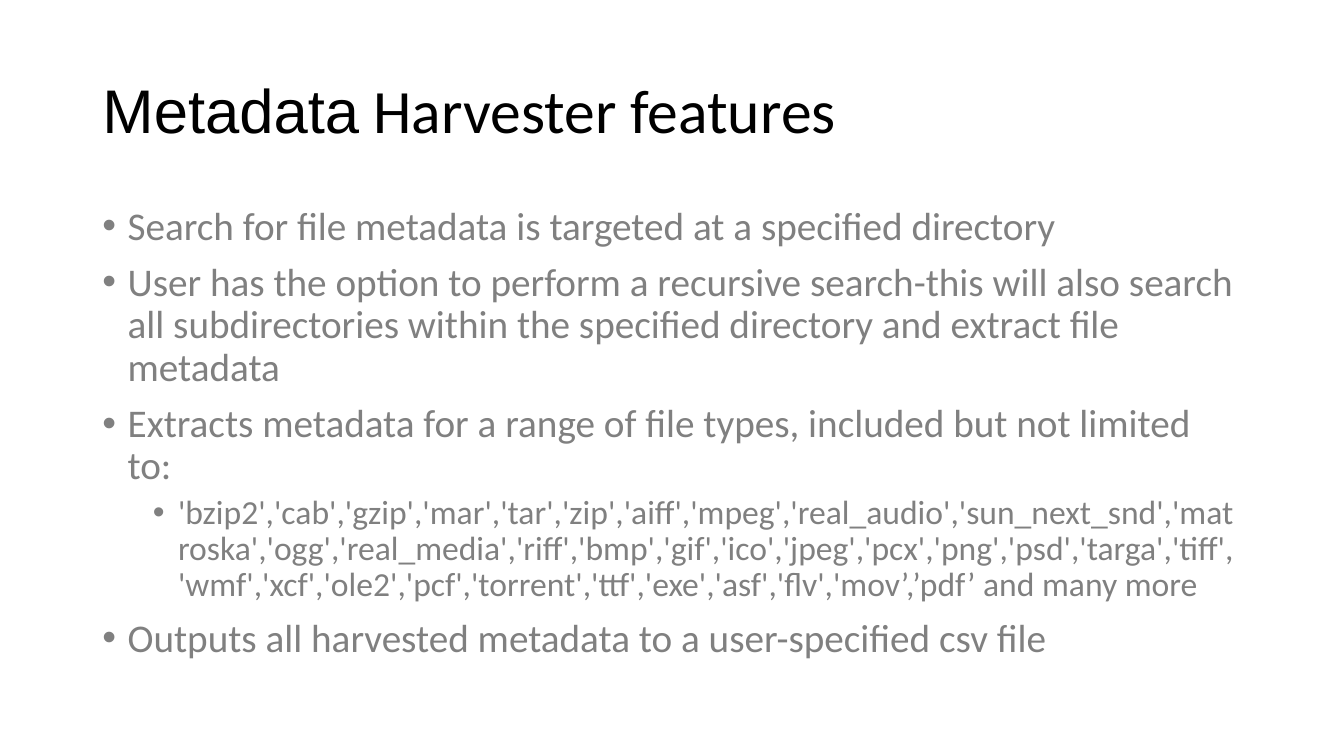
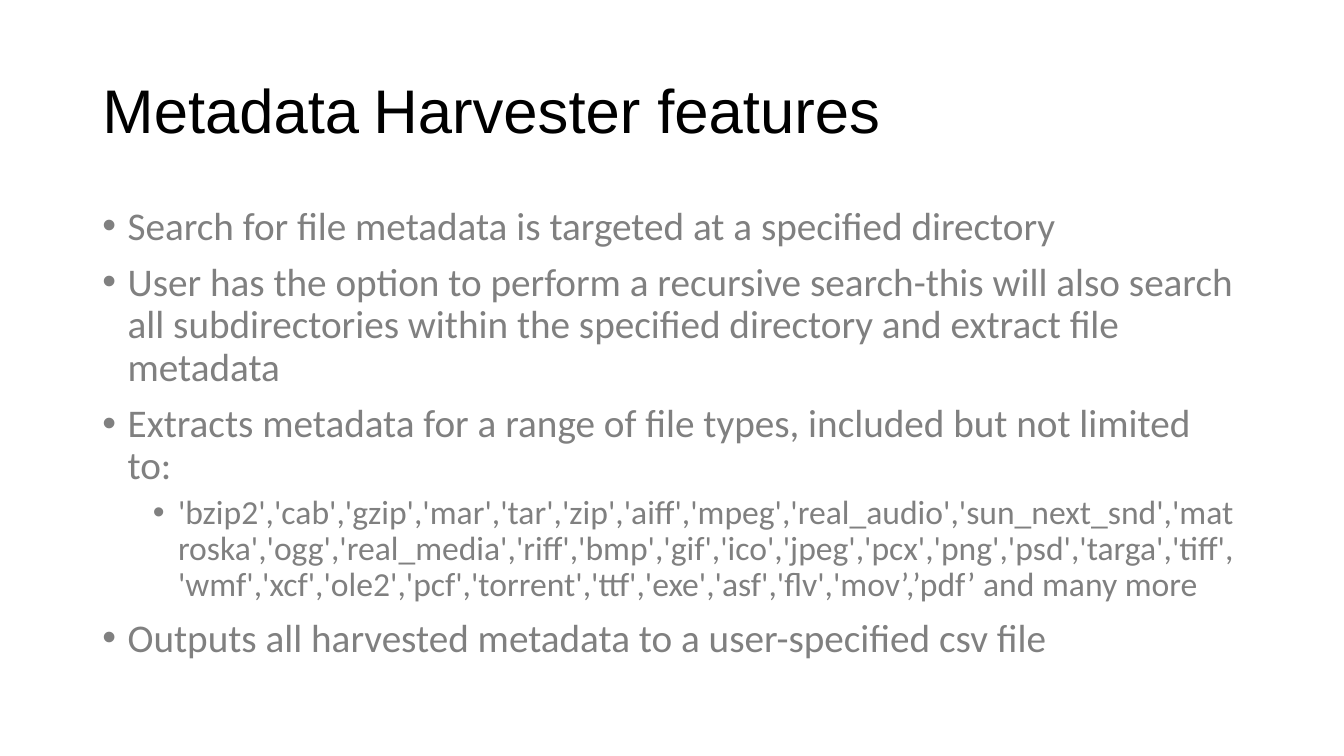
Before and after one commit to JesseHare90/CSC3600-ICT-Professional-Project, a slide deck: slide 4 of Final_Project/presentation/Jesse/Section4_ProductDemonstration_Jesse.pptx. Drawn at 1344x756 pixels with LibreOffice and Linux fonts; fonts in the diff are those of the drawing. Boxes give left, top, right and bottom in pixels: in the first picture for what was removed or moved away, otherwise in the second. Text is boxed around its words. In the diff, an @@ line names an element or a change of style, - is before the commit and + after.

```diff
--- a/Final_Project/presentation/Jesse/Section4_ProductDemonstration_Jesse.pptx
+++ b/Final_Project/presentation/Jesse/Section4_ProductDemonstration_Jesse.pptx
@@ title "Metadata Harvester features" at [102,88,879,134]: font Calibri to Arial in "Harvester features" @@
```
Also in this commit, not shown: 1 other slide changed.
